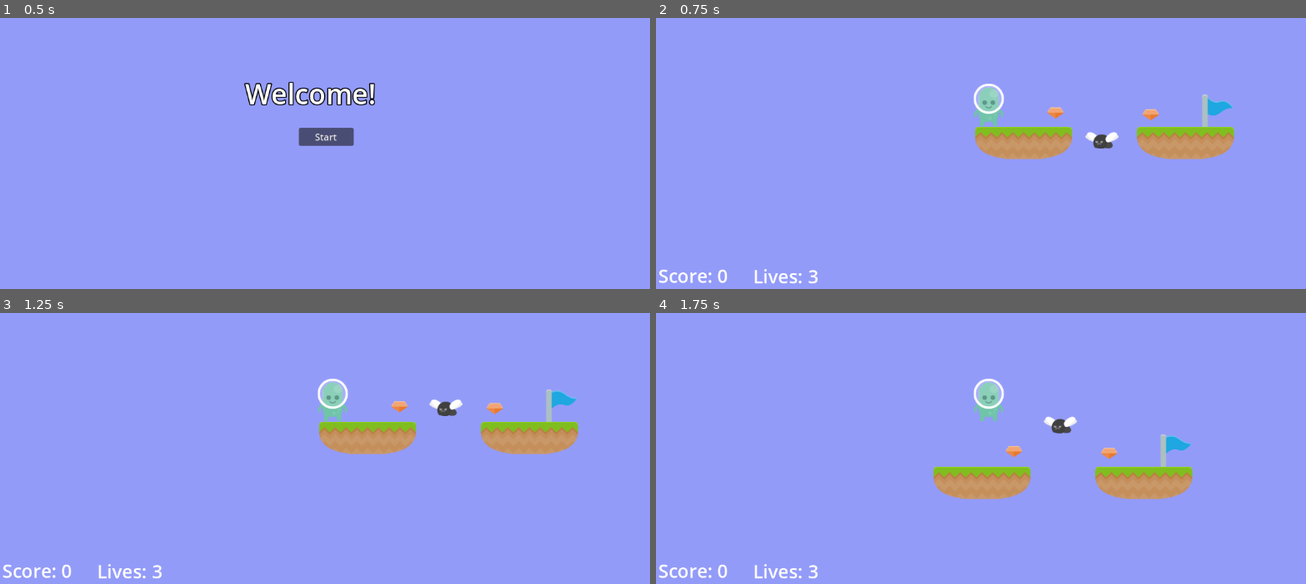
Above: before the commit, frames 1-4 (two rows, left to right).
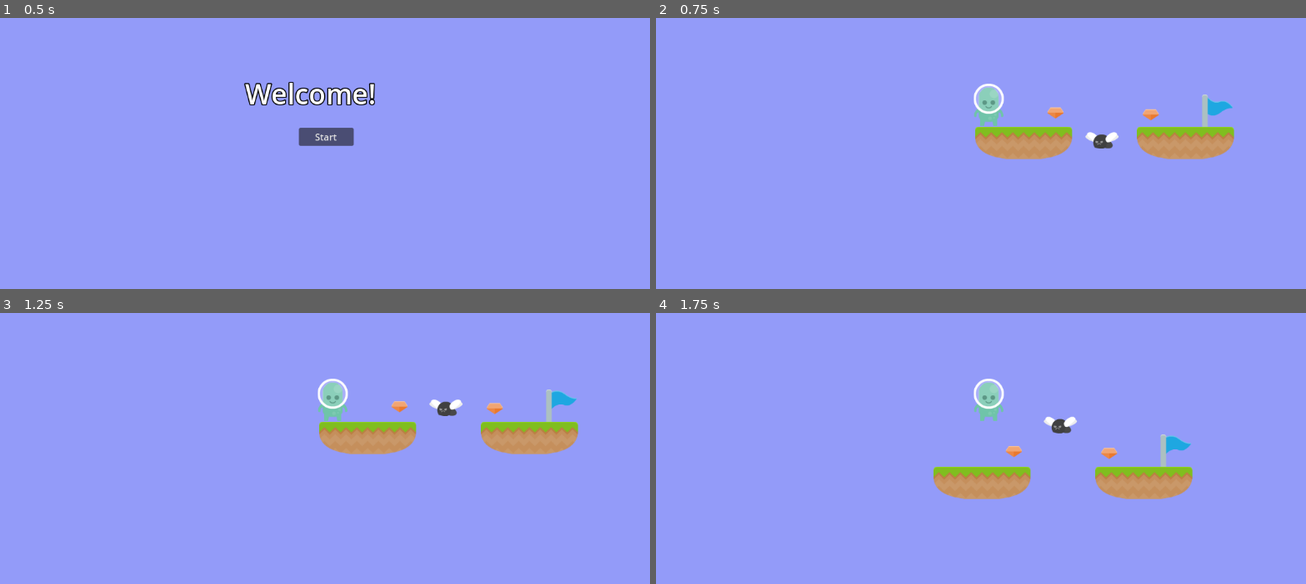
Above: after the commit, the same moments.

Repository: adrianschofield/unshaped-godot-2dplatformer
Game: Godot game, scene res://Scenes/level_0.tscn
The game is run twice, just before and just after one commit, with the same random seed, the same clock (stepped at 60 frames per second) and the same inputs. Sound files missing from this copy of the repository are replaced by a short silence.
Inputs:
- Up to frame 1 (0.5 s): no input
- Up to frame 2 (0.75 s): click "Start" at 0.5 s
- Up to frame 3 (1.25 s): no input
- Up to frame 4 (1.75 s): hold Right from 1.28 s (still down); tap Space at 1.52 s

Frame 1 is identical in both runs. In frame 2, 0.4% of the frame differs, in the area x 0-25%, y 92-98%; in frame 3, 0.4%; in frame 4, 0.4%.

Commit message:
Updated the layout of the UI using Panels

Diff:
--- a/Scenes/ui.tscn
+++ b/Scenes/ui.tscn
@@ -19,18 +19,30 @@
 
 [node name="CanvasLayer" type="CanvasLayer" parent="."]
 
-[node name="Score" type="Label" parent="CanvasLayer"]
+[node name="PanelContainer" type="PanelContainer" parent="."]
+layout_mode = 0
 offset_left = 4.0
-offset_top = 598.0
-offset_right = 125.0
-offset_bottom = 646.0
+offset_top = 596.0
+offset_right = 304.0
+offset_bottom = 684.0
+
+[node name="MarginContainer" type="MarginContainer" parent="PanelContainer"]
+layout_mode = 2
+theme_override_constants/margin_left = 20
+theme_override_constants/margin_top = 20
+theme_override_constants/margin_right = 20
+theme_override_constants/margin_bottom = 20
+
+[node name="GridContainer" type="GridContainer" parent="PanelContainer/MarginContainer"]
+layout_mode = 2
+columns = 2
+
+[node name="Score" type="Label" parent="PanelContainer/MarginContainer/GridContainer"]
+layout_mode = 2
 text = "Score: 0"
 label_settings = SubResource("LabelSettings_cipnf")
 
-[node name="Lives" type="Label" parent="CanvasLayer"]
-offset_left = 168.0
-offset_top = 599.0
-offset_right = 280.0
-offset_bottom = 647.0
+[node name="Lives" type="Label" parent="PanelContainer/MarginContainer/GridContainer"]
+layout_mode = 2
 text = "Lives: 0"
 label_settings = SubResource("LabelSettings_dr6ja")
--- a/Scripts/ui.gd
+++ b/Scripts/ui.gd
@@ -12,14 +12,16 @@
 	# Global.game_over.connect(ui_game_over)
 
 func ui_set_default_values():
-	get_node("CanvasLayer/Lives").text = str("Lives: ", Global.lives)
-	get_node("CanvasLayer/Score").text = str("Score: ", Global.score)
+	# get_node("CanvasLayer/Lives").text = str("Lives: ", Global.lives)
+	# get_node("CanvasLayer/Score").text = str("Score: ", Global.score)
+	get_node("PanelContainer/MarginContainer/GridContainer/Lives").text = str("Lives: ", Global.lives)
+	get_node("PanelContainer/MarginContainer/GridContainer/Score").text = str("Score: ", Global.score)
 
 func ui_update_score():
-	get_node("CanvasLayer/Score").text = str("Score: ", Global.score)
+	get_node("PanelContainer/MarginContainer/GridContainer/Score").text = str("Score: ", Global.score)
 
 func ui_update_lives():
-	get_node("CanvasLayer/Lives").text = str("Lives: ", Global.lives)
+	get_node("PanelContainer/MarginContainer/GridContainer/Lives").text = str("Lives: ", Global.lives)
 
 #func ui_game_over():
 #	get_node("CanvasLayer/GameOver").visible = true
